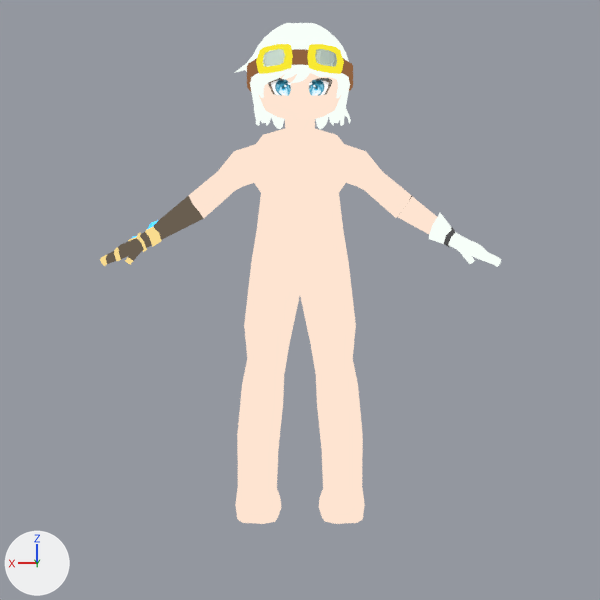
The Blender file Sprites/main character/chara.blend, before and after one commit.
The view is the same before and after, from the file's camera 'Camera'. The axes (+X, +Y, +Z) are drawn at lower left. The lights are the same throughout.

Before the edit, the objects in view are built like this:
```python
ob_artificialhand_l = bpy.data.objects.new('ArtificialHand_L', me_立方体_008)
ob_artificialhand_l.location = (0.0, 0.0, 0.0)
ob_boots = bpy.data.objects.new('boots', me_立方体_001)
ob_boots.location = (0.0, 0.0, 0.0)
ob_goggle = bpy.data.objects.new('Goggle', me_立方体_005)
ob_goggle.location = (0.0, 0.0, 1.562)
ob_goggle.scale = (0.5, 1.0, 1.0)
ob_hair = bpy.data.objects.new('hair', me_球_003)
ob_hair.location = (0.0, -0.025, 1.534)
ob_hand_r = bpy.data.objects.new('Hand_R', me_立方体_009)
ob_hand_r.location = (0.0, 0.0, 0.0)
ob_jacket = bpy.data.objects.new('jacket', me_立方体_002)
ob_jacket.location = (0.0, 0.0, 0.0)
ob_pants = bpy.data.objects.new('Pants', me_立方体_003)
ob_pants.location = (0.0, 0.0, 0.0)
ob_ribon = bpy.data.objects.new('Ribon', me_立方体_010)
ob_ribon.location = (0.0, 0.0, 0.0)
ob_shirt = bpy.data.objects.new('shirt', me_立方体_004)
ob_shirt.location = (0.0, 0.0, 0.0)
# also in view: 'Body' at (0.0, -0.02, -0.12); 'face' at (0.0, -0.01, 1.47)
```
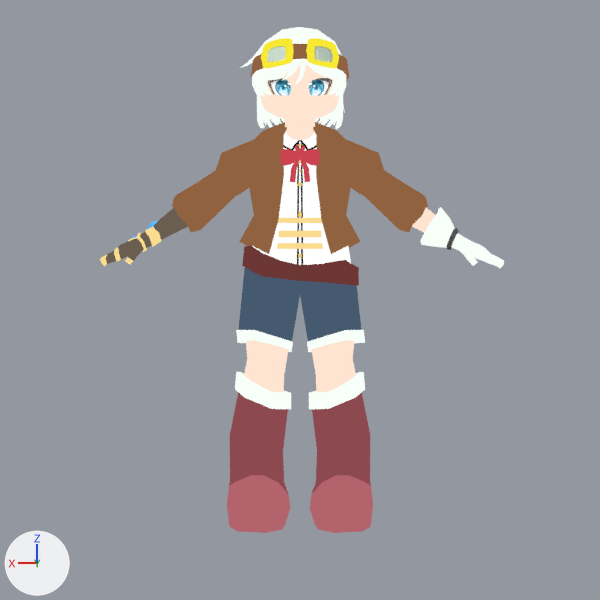
Changed parts and their boxes [x1, y1, x2, y2] in the pictures (600 x 600 px):
'boots', shown
    after: [227, 372, 373, 533]
'jacket', shown
    after: [172, 122, 428, 254]
'Pants', shown
    after: [236, 245, 365, 352]
'shirt', shown
    after: [252, 132, 351, 265]
'hair', reshaped, moved (9% narrower)
    before: [234, 23, 351, 129]
    after: [240, 27, 346, 129]
'Goggle', reshaped (7% narrower, 6% shorter)
    before: [247, 44, 353, 91]
    after: [251, 38, 349, 82]
'Hand_R', reshaped
    before: [398, 197, 501, 267]
    after: [412, 207, 504, 268]
'Ribon', shown
    after: [281, 149, 319, 182]
'Body', unchanged, covered by the edit
    before: [188, 119, 412, 524]
    after: [244, 119, 356, 392]

What changed in the scene script:
```text
Add mat_マテリアル_010:
    mat_マテリアル_010 = bpy.data.materials.new('マテリアル.010')
    # nodes: Mix, OutputMaterial, ValToRGB
    # colours: white #ffffff, black #000000, brown #695e50, black #353127
Change me_球_003:
    used by ob_hair; location = (0.0, -0.025, 1.534)
    remove me_球_003.from_pydata(...)  # 1140 vertices, 1132 faces; spans x -0.332..0.437, y -0.311..0.35, z -0.422..0.274
    add me_球_003.from_pydata(...)  # 584 vertices, 565 faces; spans x -0.303..0.397, y -0.315..0.288, z -0.317..0.353
    me_球_003 part 3: 1140 vertices removed from x -0.332..0.437, y -0.311..0.35, z -0.422..0.274; 584 vertices added at x -0.303..0.397, y -0.315..0.288, z -0.317..0.353
Change me_立方体_005:
    used by ob_goggle; location = (0.0, 0.0, 1.562); scale = (0.5, 1.0, 1.0)
    remove me_立方体_005.from_pydata(...)  # 147 vertices, 142 faces; spans x 0.0..0.695, y -0.346..0.348, z -0.286..0.108
    add me_立方体_005.from_pydata(...)  # 147 vertices, 142 faces; spans x -0.002..0.642, y -0.318..0.309, z -0.229..0.145
    me_立方体_005 part 1: 147 of 147 vertices moved; they spanned x 0.0..0.695, y -0.346..0.348, z -0.286..0.108 and now span x -0.002..0.642, y -0.318..0.309, z -0.229..0.145; mean shift (-0.042, -0.013, 0.038); largest move (0.676, -0.108, -0.088) -> (0.602, -0.101, -0.045)
Change me_立方体_009:
    used by ob_hand_r; location = (0.0, 0.0, 0.0)
    remove me_立方体_009.from_pydata(...)  # 296 vertices, 306 faces; spans x -1.314..-0.617, y -0.109..0.157, z 0.214..0.676
    add me_立方体_009.from_pydata(...)  # 288 vertices, 291 faces; spans x -1.333..-0.628, y -0.135..0.164, z 0.204..0.681
    me_立方体_009 part 2: 295 vertices removed from x -1.314..-0.617, y -0.109..0.157, z 0.214..0.676; 287 vertices added at x -1.333..-0.628, y -0.135..0.164, z 0.204..0.681
    add me_立方体_009.materials.append(mat_マテリアル_010)
Change ob_boots:
    remove ob_boots.hide_set(True)
Change ob_jacket:
    remove ob_jacket.hide_set(True)
Change ob_pants:
    remove ob_pants.hide_set(True)
Change ob_shirt:
    remove ob_shirt.hide_set(True)
Change ob_hair:
    ob_hair.location: (0.0, -0.025, 1.534) -> (0.0, 0.0, 1.429)
Change ob_ribon:
    remove ob_ribon.hide_set(True)
```
